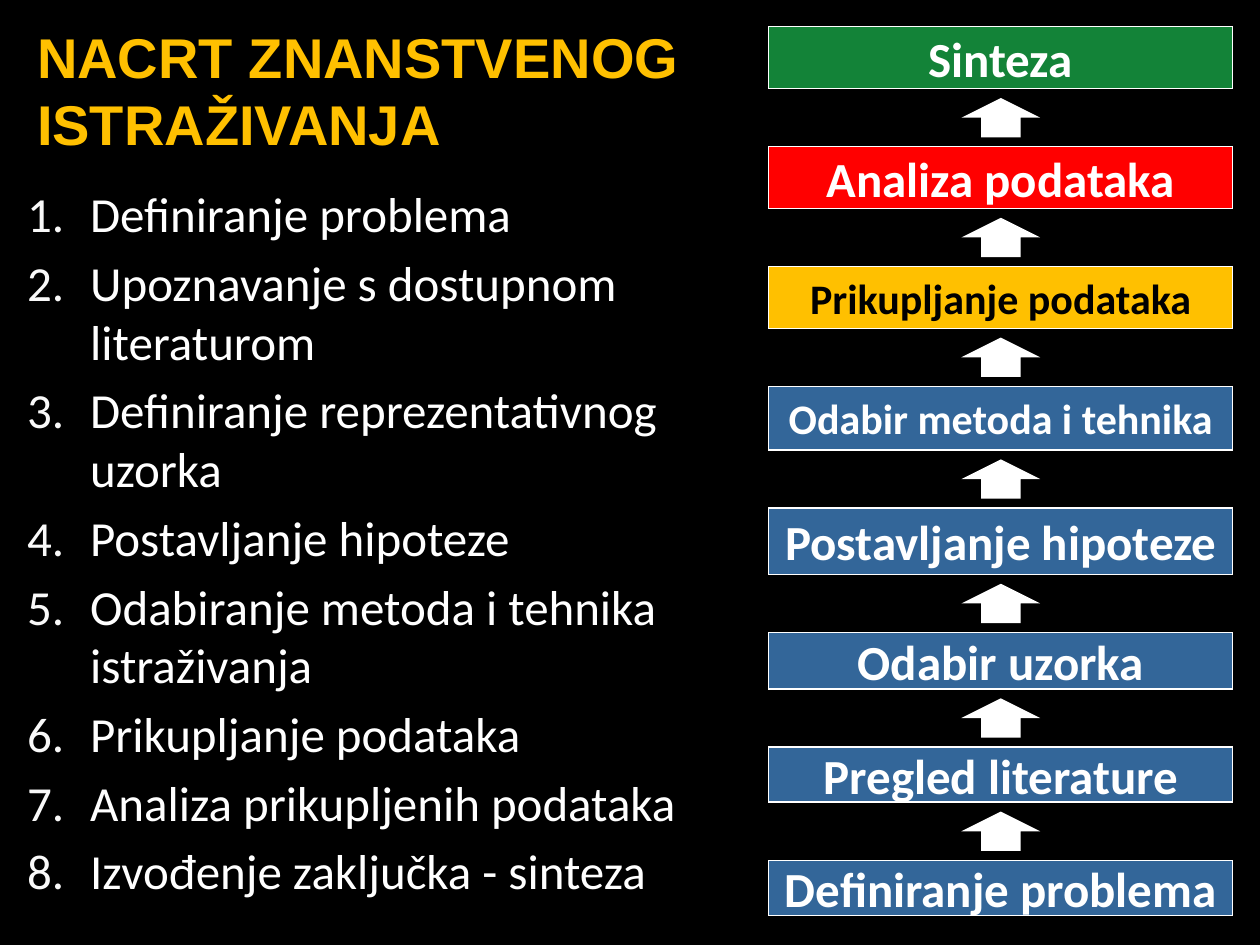
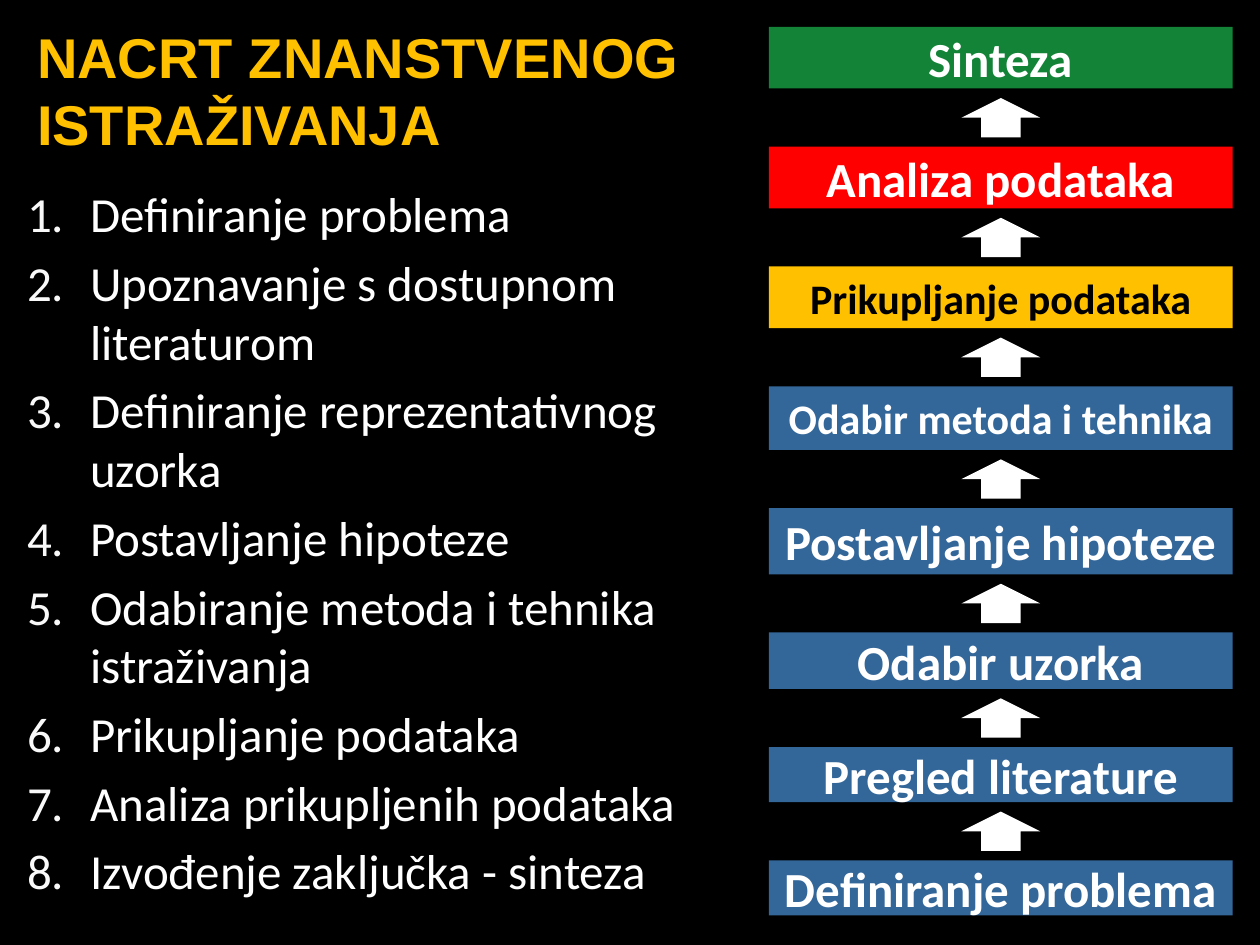
Before and after one commit to srednja-skola/sociologija, a slide deck: slide 4 of data/istrazivanje/002_1_upute_za_istrazivanje.pptx (slide 3 before the commit). Drawn at 1260x945 pixels with LibreOffice and Linux fonts; fonts in the diff are those of the drawing. Boxes give left, top, right and bottom in pixels: in the first picture for what was removed or moved away, otherwise in the second. Text is boxed around its words. In the diff, an @@ line names an element or a change of style, - is before the commit and + after.

```diff
--- a/data/istrazivanje/002_1_upute_za_istrazivanje.pptx
+++ b/data/istrazivanje/002_1_upute_za_istrazivanje.pptx
@@ outline #FFFFFF 0.75 pt to none in 8 elements at [769,633,1232,689], [769,508,1232,575], [769,387,1232,451], [769,267,1232,329], [769,861,1232,916], [769,26,1232,88], [769,747,1232,803], [769,146,1232,208] @@
```
Also in this commit, not shown: 3 other slides changed, 1 slide added, 1 other file.
